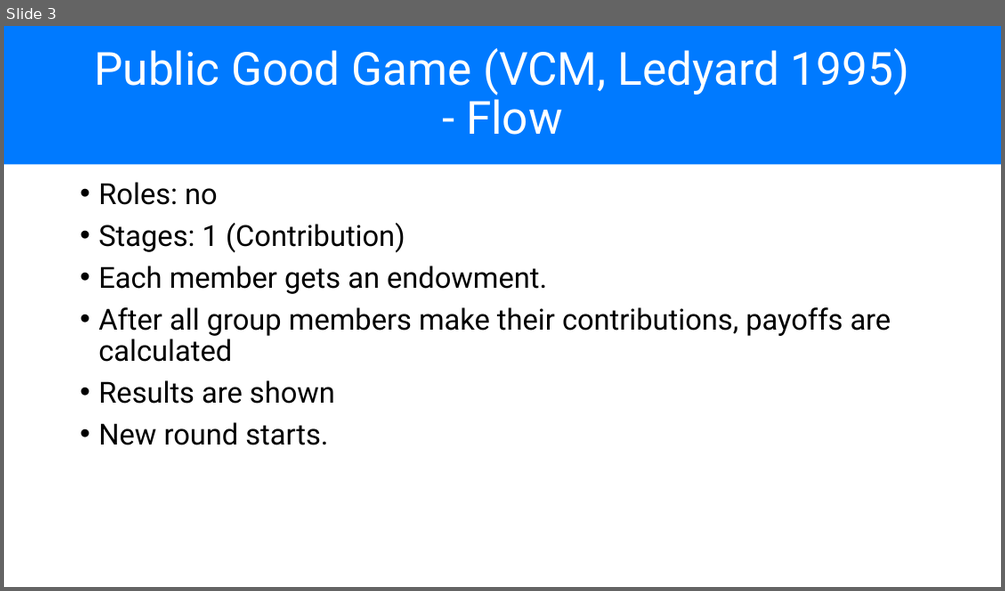
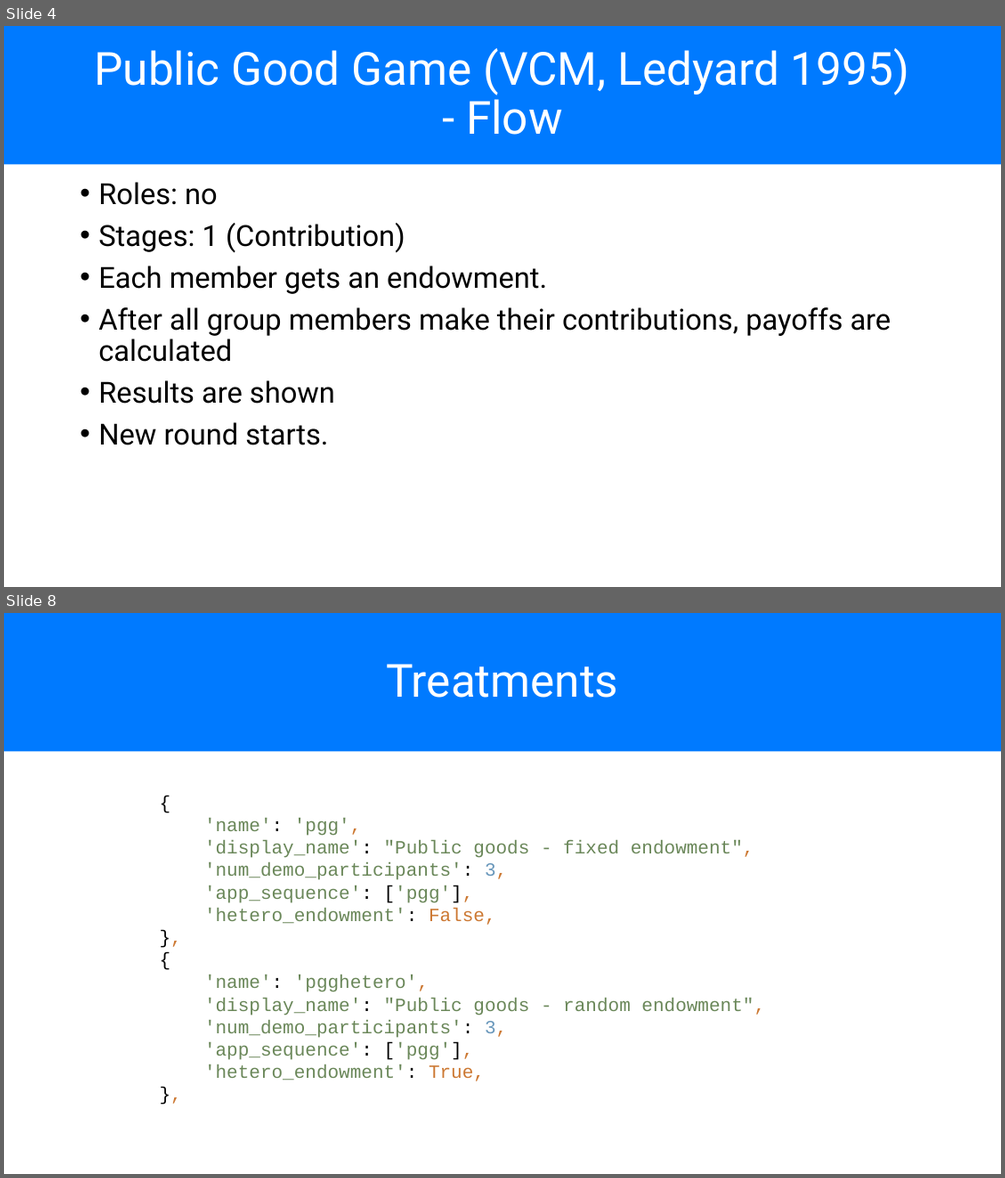
Before and after one commit to chapkovski/uncertainty-summer-school, a slide deck: presentations/frankfurt_july_2019 day3.pptx. Shown one above the other, each under a label of ours: slide 3 before the commit, slides 4 and 8 after it; the slides between them are not shown. The pictures are 1005x591 and 1005x1178 pixels, drawn with LibreOffice and Linux fonts; fonts in the diff are those of the drawing. Boxes give left, top, right and bottom in pixels: in the first picture for what was removed or moved away, otherwise in the second. Text is boxed around its words. In the diff, an @@ line names an element or a change of style, - is before the commit and + after.

```diff
--- a/presentations/frankfurt_july_2019 day3.pptx
+++ b/presentations/frankfurt_july_2019 day3.pptx
@@ slide 8 added at [4, 613, 1001, 1174], background #FFFFFF @@
@@ title added at [4, 613, 1001, 751], fill #007AFF, 44 pt, text #FFFFFF @@
+Treatments
@@ text added at [204, 818, 765, 1081], 18 pt, text #6A8759 @@
+{
+'name': 'pgg',
+'display_name': "Public goods - fixed endowment",
+'num_demo_participants': 3,
+'app_sequence': ['pgg'],
+'hetero_endowment': False,
+},
+{
+'name': 'pgghetero',
+'display_name': "Public goods - random endowment",
+'num_demo_participants': 3,
+'app_sequence': ['pgg'],
+'hetero_endowment': True,
+},
@@ what was slide 3 is now slide 4 @@
```
Also in this commit, not shown: 1 slide changed, 4 other slides added, 3 other files.
